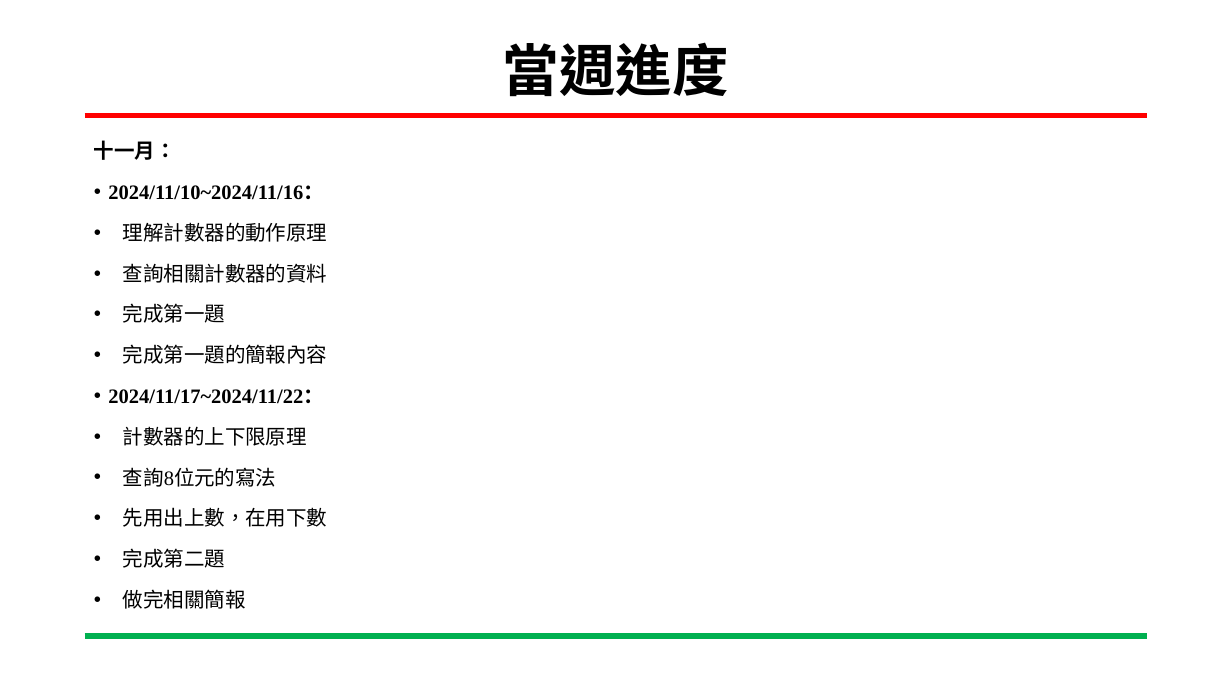
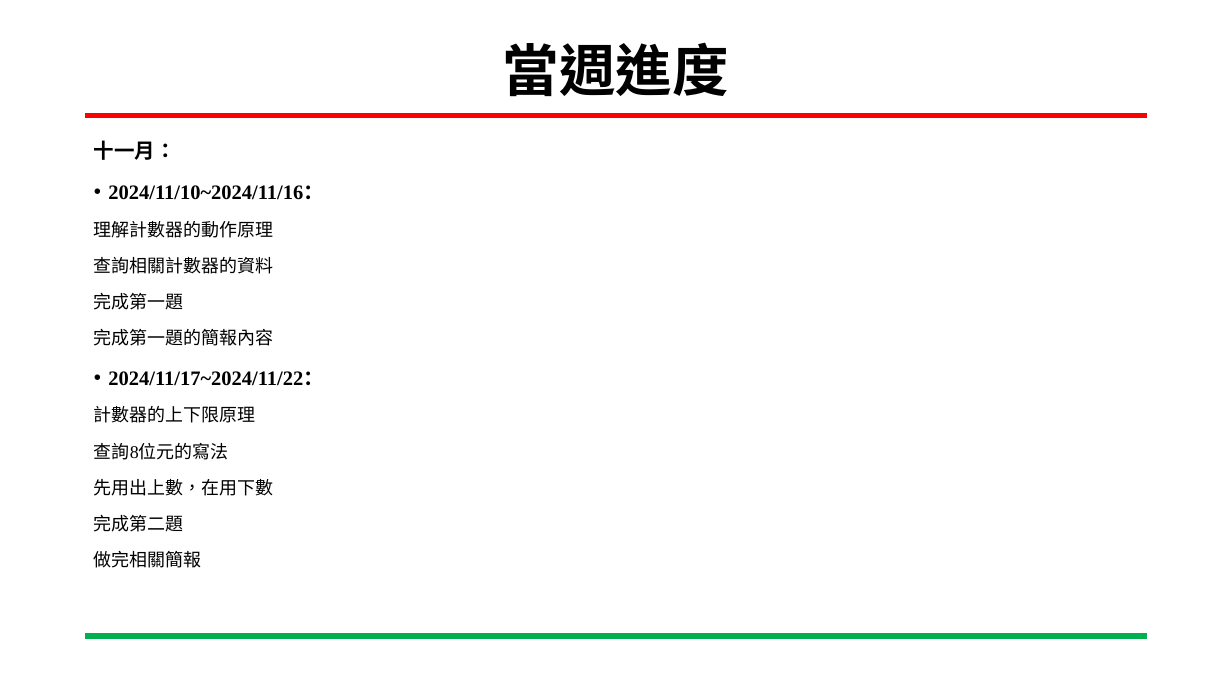
Before and after one commit to wsy0331/SOC_Lab_Exercises, a slide deck: slide 3 of 專案進度報告_吳紹郁_20241121.pptx. Drawn at 1232x693 pixels with LibreOffice and Linux fonts; fonts in the diff are those of the drawing; background and template pictures are left out. Boxes give left, top, right and bottom in pixels: in the first picture for what was removed or moved away, otherwise in the second. Text is boxed around its words. In the diff, an @@ line names an element or a change of style, - is before the commit and + after.

Commit message:
第二題修改簡報與圖檔

```diff
--- a/專案進度報告_吳紹郁_20241121.pptx
+++ b/專案進度報告_吳紹郁_20241121.pptx
@@ text at box(94, 221, 274, 568): size 16 to 14 pt in "理解計數器的動作原理", "查詢相關計數器的資料", "完成第一題", "完成第一題的簡報內容" and 5 more places; bullet • to none @@
```
Also in this commit, not shown: 3 other slides changed, 4 slides added, 13 slides removed, 3 other files.
